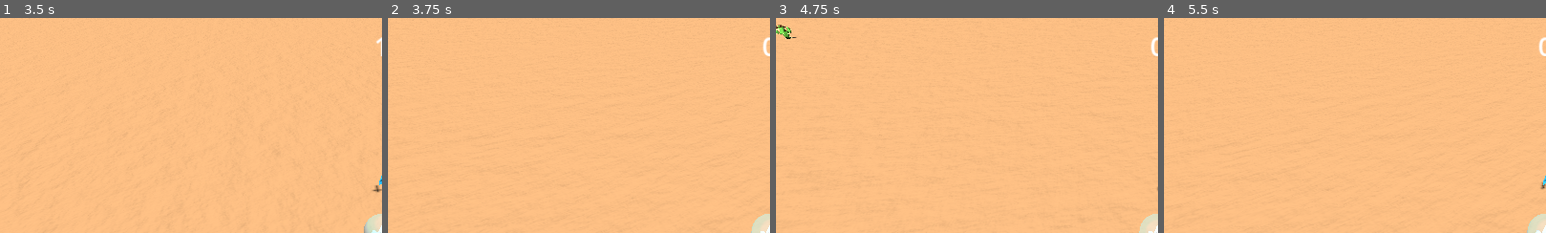
Above: before the commit, frames 1-4 (left to right).
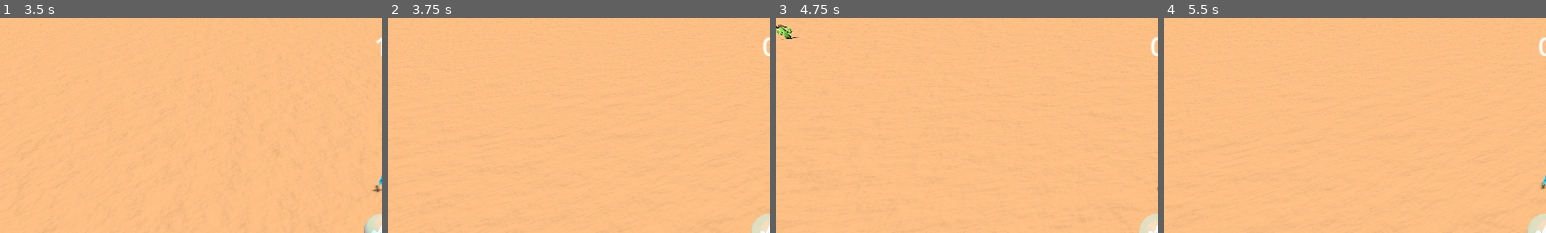
Above: after the commit, the same moments.

Repository: dicemaster5/BubbleSurvivors
Game: Godot game, scene res://scenes/world.tscn
Same seed, same stepped clock (60 frames per second), same inputs: the game is played once before the commit and once after it.
Inputs:
- Up to frame 1 (3.5 s): tap Enter at 0.5 s; hold D (move_right) 0.53-1.28 s; hold Tab (change_weapon) 0.53-1.28 s; hold S (move_down) 1.28-2.03 s; tap Tab (change_weapon) at 1.35, 2.85 s; tap R (quick_restart) at 2 s; hold D (move_right) 2.03-2.78 s; hold Tab (change_weapon) 2.03-2.78 s; hold W (move_up) from 2.78 s (still down)
- Up to frame 2 (3.75 s): tap R (quick_restart) at 3.5 s; release W (move_up) at 3.53 s; hold A (move_left) from 3.53 s (still down); hold Tab (change_weapon) from 3.53 s (still down)
- Up to frame 3 (4.75 s): keep holding A (move_left); tap R (quick_restart) at 4.25 s; release Tab (change_weapon) at 4.28 s; tap Tab (change_weapon) at 4.35 s
- Up to frame 4 (5.5 s): tap R (quick_restart) at 5 s; release A (move_left) at 5.03 s; hold S (move_down) from 5.03 s (still down); hold Tab (change_weapon) from 5.03 s (still down)
The pictures show only the part of the screen within x 0-50%, y 0-50%; the shares and areas given below are measured in that part.

Frames 1-2 are identical in both runs. In frame 3, 0.1% of the frame differs, in the area x 0-6%, y 3-11%; in frame 4, nothing differs.

Commit message:
Make small ones fast

Diff:
--- a/scenes/enemy.gd
+++ b/scenes/enemy.gd
@@ -33,11 +33,13 @@
 
 	value = max(int(float(value) * scale_factor), 1)
 
+	speed *= 1.0 / pow(scale_factor, 4.0)
+
 	$Damageable.scale_max_health(scale_factor)
 
 func play_hit_effects(_amount: int) -> void:
 	$HitAnimations.play("hit")
-	CollectableBubble.squish(enemy_model, Vector3(0.75,1.5,0.75), Vector3.ONE, 0.12)
+	CollectableBubble.squish(enemy_model, Vector3(0.75, 1.5, 0.75), Vector3.ONE, 0.12)
 
 	var impact = projectile_impact.instantiate()
 	add_child(impact)
--- a/scripts/collectable_bubble.gd
+++ b/scripts/collectable_bubble.gd
@@ -45,7 +45,8 @@
 func connect_to_body(body: Node3D) -> void:
 	if not player_attachment:
 		player_attachment = find_player_parent(body)
-		player_attachment.add_upgrade.emit(upgrade)
+		if player_attachment:
+			player_attachment.add_upgrade.emit(upgrade)
 
 	print("Bubble Connected! to ", body.name)
 	squish(self, Vector3(1.2, 0.6, 1.2), Vector3.ONE, 0.2)
